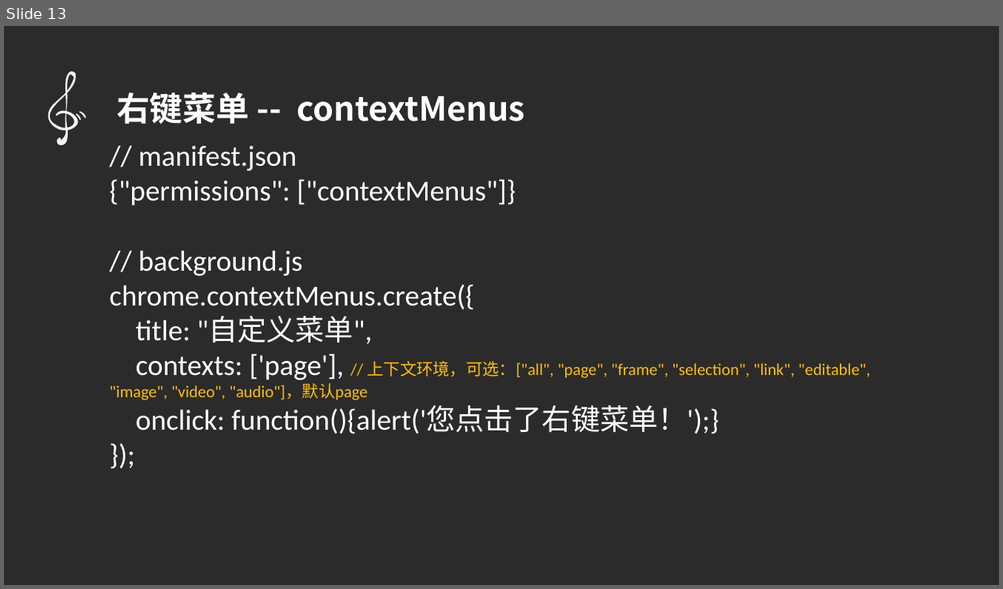
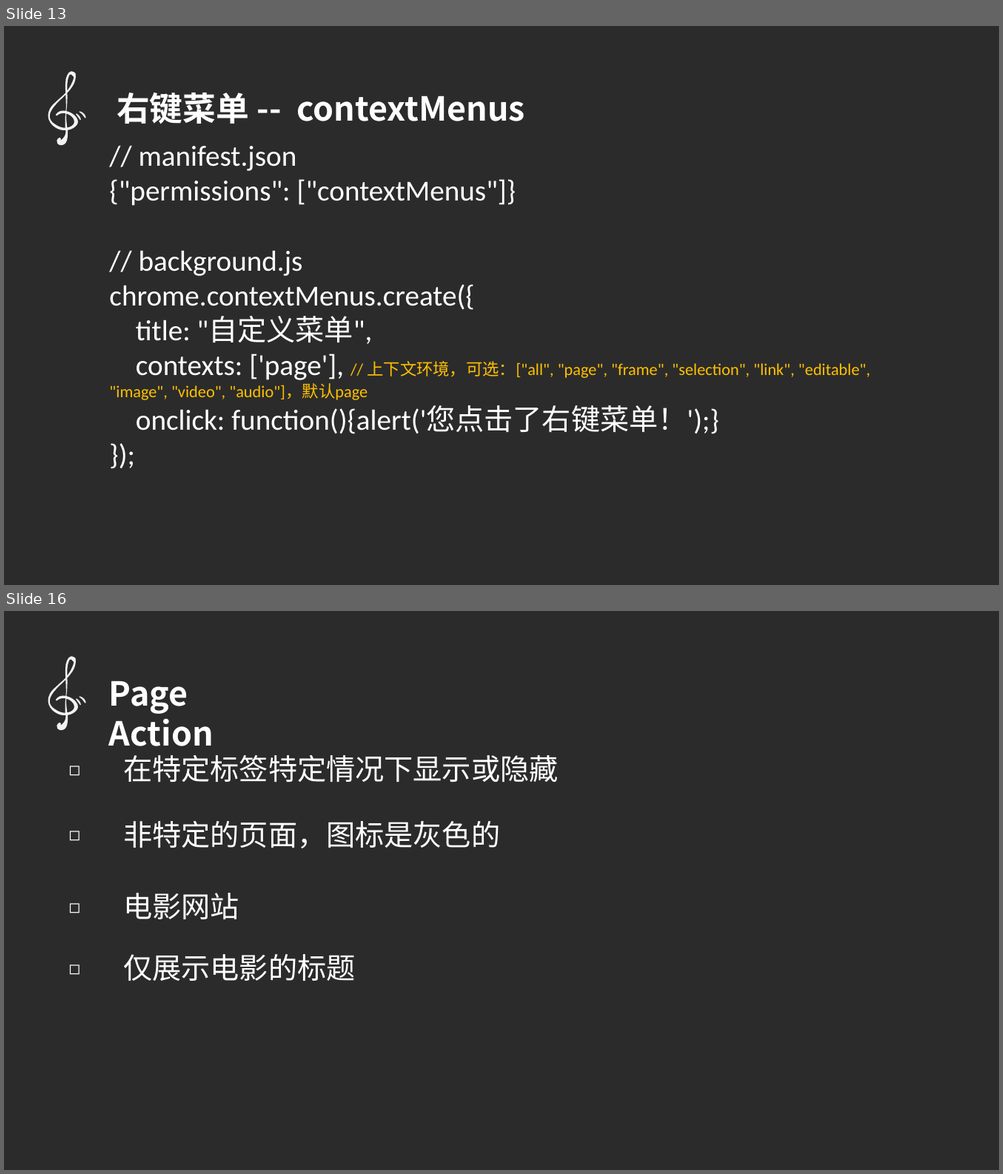
Before and after one commit to qq449245884/chromeTouir, a slide deck: ppt.pptx. Shown one above the other, each under a label of ours: slide 13 before the commit, slides 13 and 16 after it; the slides between them are not shown. The pictures are 1003x589 and 1003x1174 pixels, drawn with LibreOffice and Linux fonts; fonts in the diff are those of the drawing; background and template pictures are left out; a plain dark background stands for a picture behind light text. Boxes give left, top, right and bottom in pixels: in the first picture for what was removed or moved away, otherwise in the second. Text is boxed around its words. In the diff, an @@ line names an element or a change of style, - is before the commit and + after.

```diff
--- a/ppt.pptx
+++ b/ppt.pptx
@@ slide 16 added at box(4, 611, 999, 1170), background picture (left out) @@
@@ freeform shape added at box(37, 652, 94, 735), fill #F2F2F2 @@
@@ freeform shape added at box(74, 698, 82, 706), fill #F2F2F2 @@
@@ freeform shape added at box(77, 696, 88, 703), fill #F2F2F2 @@
@@ text added at box(109, 681, 213, 746), 32 pt, text #FFFFFF, bold @@
+Page Action
@@ text added at box(62, 754, 93, 783), 18 pt, text #FFFFFF @@
+◻
@@ text added at box(123, 755, 558, 782), 28 pt, text #FFFFFF @@
+在特定标签特定情况下显示或隐藏
@@ text added at box(62, 819, 93, 849), 18 pt, text #FFFFFF @@
+◻
@@ text added at box(123, 821, 500, 849), 28 pt, text #FFFFFF @@
+非特定的页面，图标是灰色的
@@ text added at box(62, 891, 93, 921), 18 pt, text #FFFFFF @@
+◻
@@ text added at box(123, 893, 239, 920), 28 pt, text #FFFFFF @@
+电影网站
@@ text added at box(62, 953, 93, 982), 18 pt, text #FFFFFF @@
+◻
@@ text added at box(123, 954, 355, 981), 28 pt, text #FFFFFF @@
+仅展示电影的标题
```
Also in this commit, not shown: 3 other slides added, 8 other files.
